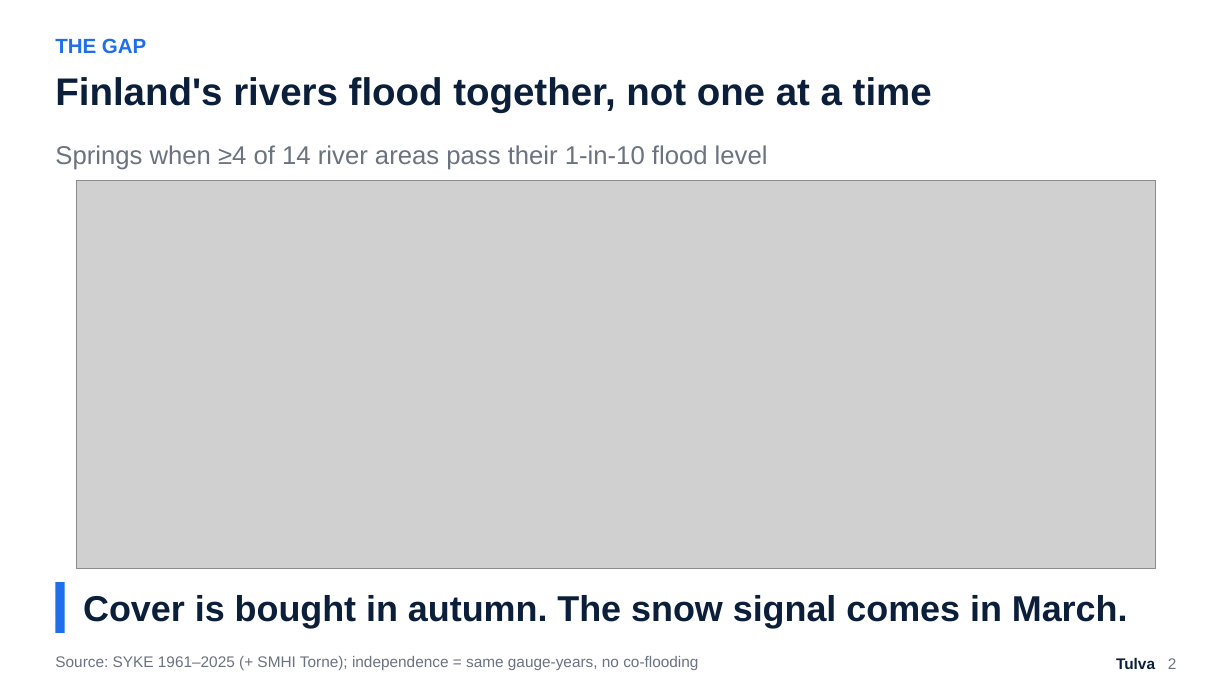
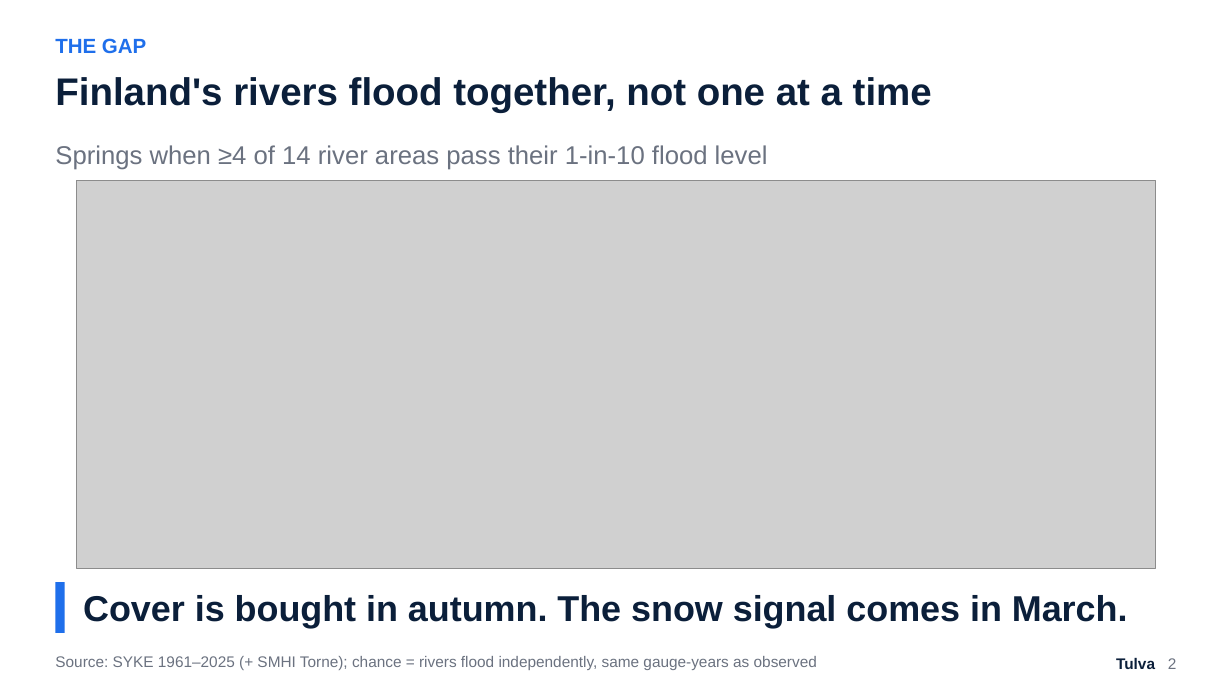
Before and after one commit to Zawaer/tulva, a slide deck: slide 2 of deck/Tulva_QxF2026.pptx. Drawn at 1232x693 pixels with LibreOffice and Linux fonts; fonts in the diff are those of the drawing; grey boxes stand for pictures. Boxes give left, top, right and bottom in pixels: in the first picture for what was removed or moved away, otherwise in the second. Text is boxed around its words. In the diff, an @@ line names an element or a change of style, - is before the commit and + after.

```diff
--- a/deck/Tulva_QxF2026.pptx
+++ b/deck/Tulva_QxF2026.pptx
@@ text at bbox=[55, 656, 817, 670]: text changed @@
-Source: SYKE 1961–2025 (+ SMHI Torne); independence = same gauge-years, no co-flooding
+Source: SYKE 1961–2025 (+ SMHI Torne); chance = rivers flood independently, same gauge-years as observed
```
Also in this commit, not shown: 5 other slides changed, 1 slide added, 30 other files.
